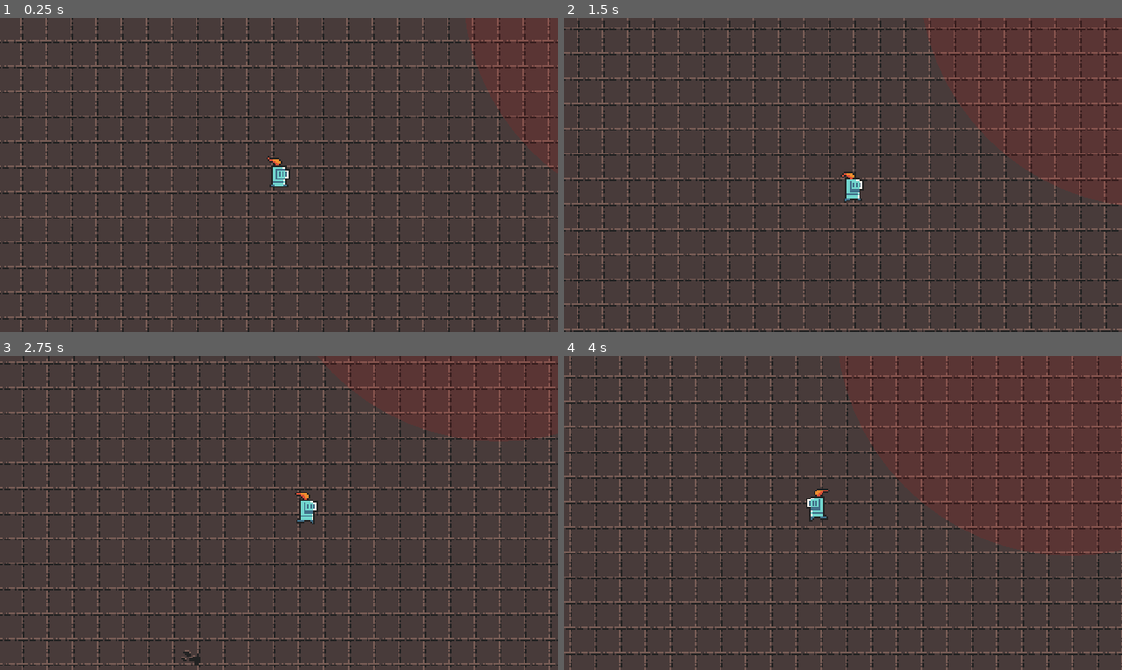
Above: before the commit, frames 1-4 (two rows, left to right).
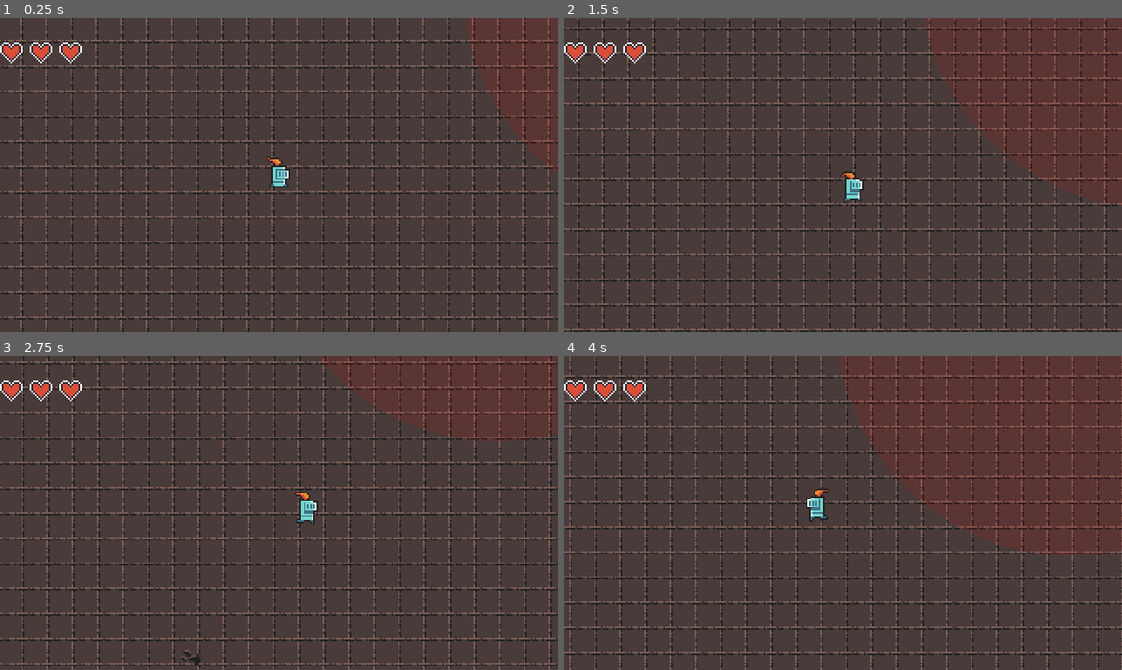
Above: after the commit, the same moments.

Repository: dadifr/Mobile_comp_Godot
Game: Godot game, scene res://scenes/world.tscn
Two runs of this game, one before a commit and one after it. Both use one fixed random seed, a clock stepped at 60 frames per second and the inputs below.
Inputs:
- Up to frame 1 (0.25 s): no input
- Up to frame 2 (1.5 s): tap Enter at 0.5 s; hold Right (ui_right) 0.53-1.28 s; hold Down (ui_down) from 1.28 s (still down)
- Up to frame 3 (2.75 s): release Down (ui_down) at 2.03 s; hold Right (ui_right) from 2.03 s (still down)
- Up to frame 4 (4 s): release Right (ui_right) at 2.78 s; hold Up (ui_up) 2.78-3.53 s; hold Left (ui_left) from 3.53 s (still down)

The runs differ from the first frame. In frame 1, 0.5% of the frame differs, in the area x 0-15%, y 7-15%; in frame 2, 0.5%; in frame 3, 0.5%; in frame 4, 0.5%.

Commit message:
HUD
creazione dell' HUD con implementazione della vita del pg

Diff:
--- a/scenes/GameOverScreen.tscn
+++ b/scenes/GameOverScreen.tscn
@@ -1,6 +1,6 @@
 [gd_scene load_steps=4 format=3 uid="uid://2ufyjeo03f6j"]
 
-[ext_resource type="Script" uid="uid://c84aykvnm2ps3" path="res://GameOverScreen.gd" id="1_jb1p3"]
+[ext_resource type="Script" uid="uid://c84aykvnm2ps3" path="res://scripts/GameOverScreen.gd" id="1_jb1p3"]
 [ext_resource type="FontFile" uid="uid://cd2yngqm441q4" path="res://assets/fonts/PixelOperator8-Bold.ttf" id="2_1tm0t"]
 
 [sub_resource type="LabelSettings" id="LabelSettings_qo38o"]
--- /dev/null
+++ b/scenes/HUD.tscn
@@ -0,0 +1,40 @@
+[gd_scene load_steps=5 format=3 uid="uid://gtwmvgnk2yr8"]
+
+[ext_resource type="Script" uid="uid://cot8w4emyh3b" path="res://scripts/hud.gd" id="1_7hsmw"]
+[ext_resource type="Texture2D" uid="uid://dsybg5kuwroqx" path="res://assets/sprites/frames pg e utility/HUD/ui_heart_full.png" id="2_nysna"]
+[ext_resource type="Texture2D" uid="uid://mp21ou5fw4mu" path="res://assets/sprites/frames pg e utility/HUD/ui_heart_half.png" id="3_f6qnu"]
+[ext_resource type="Texture2D" uid="uid://bds3ogyri0f4j" path="res://assets/sprites/frames pg e utility/HUD/ui_heart_empty.png" id="4_k4w17"]
+
+[node name="HUD" type="CanvasLayer"]
+script = ExtResource("1_7hsmw")
+full_heart_texture = ExtResource("2_nysna")
+half_heart_texture = ExtResource("3_f6qnu")
+empty_heart_texture = ExtResource("4_k4w17")
+
+[node name="HealthContainer" type="Control" parent="."]
+layout_mode = 3
+anchors_preset = 0
+offset_right = 40.0
+offset_bottom = 40.0
+
+[node name="HBoxContainer" type="HBoxContainer" parent="HealthContainer"]
+layout_mode = 0
+offset_right = 40.0
+offset_bottom = 40.0
+scale = Vector2(2, 2)
+theme_override_constants/separation = 4
+
+[node name="Heart1" type="TextureRect" parent="HealthContainer/HBoxContainer"]
+layout_mode = 2
+texture = ExtResource("2_nysna")
+stretch_mode = 5
+
+[node name="Heart2" type="TextureRect" parent="HealthContainer/HBoxContainer"]
+layout_mode = 2
+texture = ExtResource("2_nysna")
+stretch_mode = 5
+
+[node name="Heart3" type="TextureRect" parent="HealthContainer/HBoxContainer"]
+layout_mode = 2
+texture = ExtResource("2_nysna")
+stretch_mode = 5
--- a/scenes/world.tscn
+++ b/scenes/world.tscn
@@ -1,11 +1,13 @@
-[gd_scene load_steps=11 format=4 uid="uid://c7qn6reikqpwx"]
-
+[gd_scene load_steps=13 format=4 uid="uid://c7qn6reikqpwx"]
+
+[ext_resource type="Script" uid="uid://bogrtnwqahvmw" path="res://scripts/world.gd" id="1_4mrxx"]
 [ext_resource type="Texture2D" uid="uid://c61msblyysns7" path="res://assets/sprites/atlas_floor-16x16.png" id="1_4wyf3"]
 [ext_resource type="Texture2D" uid="uid://df303wa0fqfj5" path="res://assets/sprites/atlas_walls_high-16x32.png" id="2_k0juu"]
 [ext_resource type="Texture2D" uid="uid://bp41i1e8bq4kj" path="res://assets/sprites/atlas_walls_low-16x16.png" id="3_71j4m"]
 [ext_resource type="PackedScene" uid="uid://cjkp6iup5bgc3" path="res://scenes/Player.tscn" id="4_k0juu"]
 [ext_resource type="PackedScene" uid="uid://dnwmtdjt26mxb" path="res://scenes/door.tscn" id="5_71j4m"]
 [ext_resource type="PackedScene" uid="uid://cyq48r8dxvud" path="res://scenes/goblin.tscn" id="6_qfnet"]
+[ext_resource type="PackedScene" uid="uid://gtwmvgnk2yr8" path="res://scenes/HUD.tscn" id="8_7r4gi"]
 
 [sub_resource type="TileSetAtlasSource" id="TileSetAtlasSource_4wyf3"]
 texture = ExtResource("1_4wyf3")
@@ -438,6 +440,7 @@
 sources/2 = SubResource("TileSetAtlasSource_71j4m")
 
 [node name="world" type="Node2D"]
+script = ExtResource("1_4mrxx")
 
 [node name="TileMapLayer" type="TileMapLayer" parent="."]
 tile_map_data = PackedByteArray("AAAHAAcAAAAAAAAAAAAIAAcAAAAAAAAAAAAJAAcAAAAAAAAAAAAKAAcAAAAAAAAAAAALAAcAAAAAAAAAAAAMAA …(18608 unchanged characters)…
@@ -451,3 +454,5 @@
 
 [node name="goblin" parent="." instance=ExtResource("6_qfnet")]
 position = Vector2(623, 76)
+
+[node name="HUD" parent="." instance=ExtResource("8_7r4gi")]
--- /dev/null
+++ b/scripts/hud.gd
@@ -0,0 +1,34 @@
+extends CanvasLayer
+
+
+@export var full_heart_texture: Texture2D
+@export var half_heart_texture: Texture2D
+@export var empty_heart_texture: Texture2D
+
+# Prendo la lista dei cuori (assumendo siano figli diretti dell'HBoxContainer)
+@onready var hearts = $HealthContainer/HBoxContainer.get_children()
+
+func update_life(amount):
+	# amount è la vita attuale (es. 6, 5, 4...)
+
+	# Cicliamo su ogni cuore (indice 0, 1, 2)
+	for i in range(hearts.size()):
+		var heart_value = (i + 1) * 2  # Valore di questo cuore (2, 4, 6)
+
+		if amount >= heart_value:
+			# Il giocatore ha abbastanza vita per riempire questo cuore
+			hearts[i].texture = full_heart_texture
+			hearts[i].visible = true
+
+		elif amount == heart_value - 1:
+			# Il giocatore ha 1 punto in meno del valore di questo cuore -> MEZZO
+			hearts[i].texture = half_heart_texture
+			hearts[i].visible = true
+
+		else:
+			# Il cuore è vuoto
+			if empty_heart_texture:
+				hearts[i].texture = empty_heart_texture
+			else:
+				# Se non hai sprite vuoti, nascondiamo il cuore
+				hearts[i].visible = false
--- a/scripts/player.gd
+++ b/scripts/player.gd
@@ -4,10 +4,22 @@
 var game_over_screen = preload("res://scenes/GameOverScreen.tscn")
 
 @export var speed = 100.0
-@export var health = 3
 @export var knockback_force = 200.0 # Quanto forte vieni spinto via
 
 @onready var anim = $AnimatedSprite2D
+
+#--- REPARTO VITA ---
+signal health_changed(new_health)
+
+@export var max_health = 6 # 3 Cuori x 2
+var health = 6             # Vita attuale
+
+func _ready():
+	# Appena inizia il gioco, impostiamo la vita al massimo
+	health = max_health
+	# Avvisiamo l'HUD di mostrare la vita piena
+	health_changed.emit(health)
+
 
 var is_hurt = false
 
@@ -37,14 +49,16 @@
 
 	move_and_slide()
 
-# --- NUOVA FUNZIONE TAKE DAMAGE ---
+# --- FUNZIONE TAKE DAMAGE ---
 # Ora accetta "enemy_pos" per sapere da che parte scappare
 func take_damage(amount, enemy_pos = Vector2.ZERO):
-	if is_hurt:
-		return
+	if is_hurt: return
 
 	is_hurt = true
 	health -= amount
+
+	# --- AVVISIAMO L'HUD ---
+	health_changed.emit(health)
 	print("Vite rimanenti: ", health)
 
 	# CALCOLO DEL RIMBALZO
--- /dev/null
+++ b/scripts/world.gd
@@ -0,0 +1,11 @@
+extends Node2D
+
+@onready var player = $Player
+@onready var hud = $HUD
+
+func _ready():
+	# Colleghiamo il segnale del player alla funzione dell'HUD
+	player.health_changed.connect(hud.update_life)
+
+	# Aggiorniamo l'HUD subito per mostrare la vita iniziale
+	hud.update_life(player.health)
Renamed: GameOverScreen.gd -> scripts/GameOverScreen.gd
Renamed: GameOverScreen.gd.uid -> scripts/GameOverScreen.gd.uid
Not shown, added: scripts/hud.gd.uid
Not shown, added: scripts/world.gd.uid
